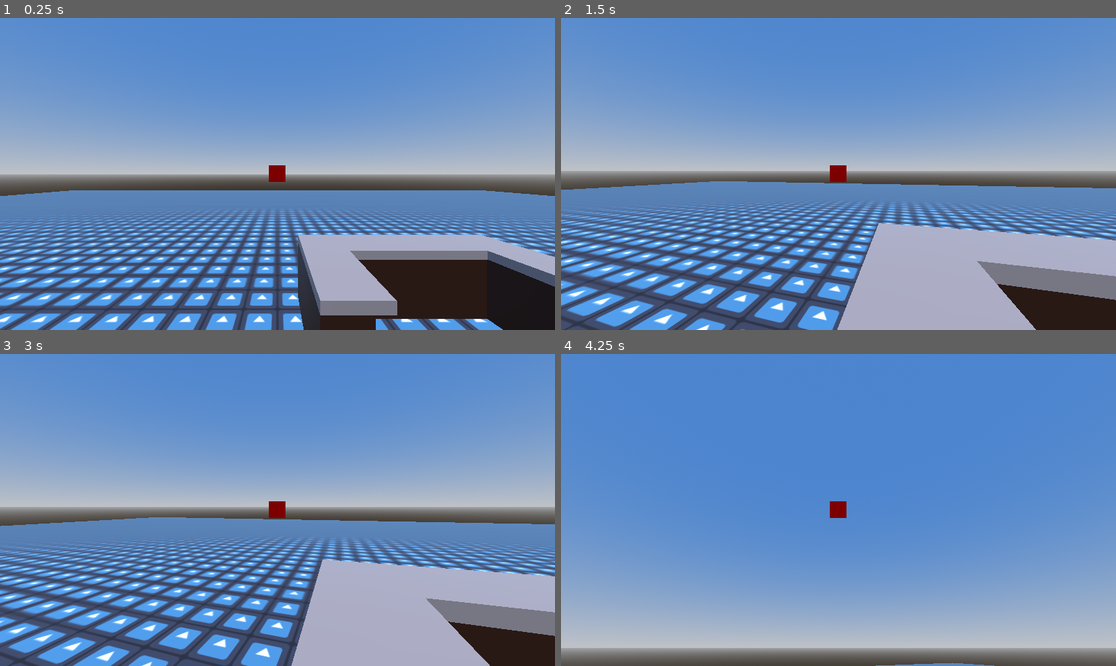
Above: before the commit, frames 1-4 (two rows, left to right).
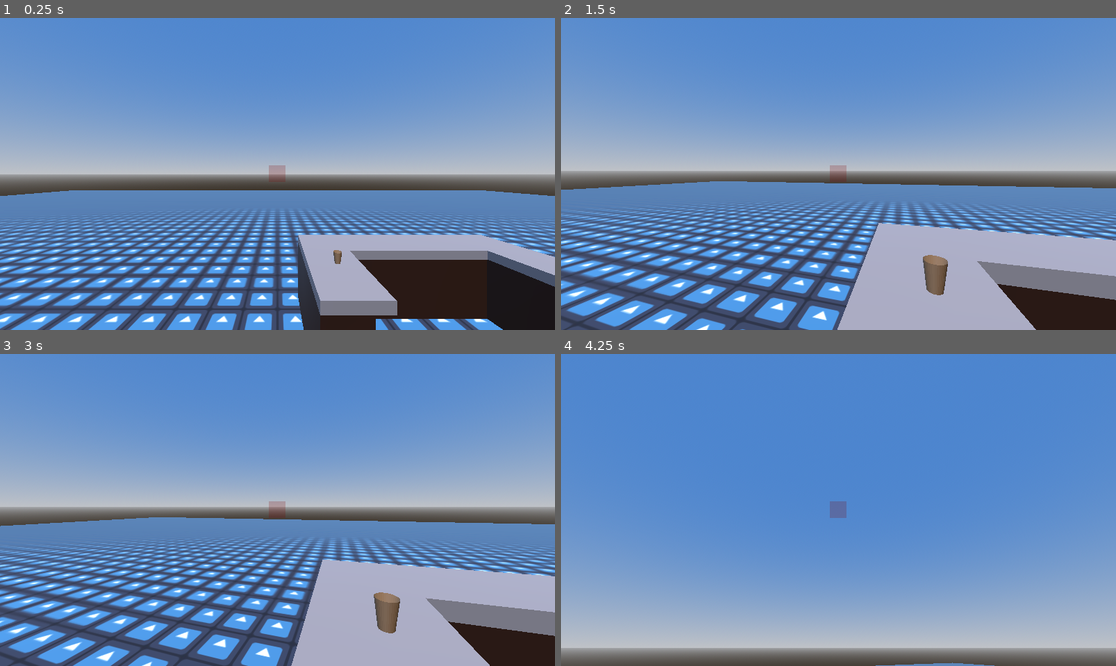
Above: after the commit, the same moments.

Repository: Groblockia/MiniJam204
Game: Godot game, scene res://scenes/main.tscn
The game is run twice, just before and just after one commit, with the same random seed, the same clock (stepped at 60 frames per second) and the same inputs. The engine's default icon, where the game draws it, is replaced by a stand-in: a white triangle on a blue panel in a dark square.
Inputs (mouse positions are in pixels of both pictures, inside the frame that each line leads up to):
- Up to frame 1 (0.25 s): no input
- Up to frame 2 (1.5 s): move the mouse to (866, 174) at 0.52 s; hold W (forward) from 0.53 s (still down); tap E (interact, bound only before the commit) at 0.6 s; move the mouse to (810, 174) at 1.27 s; tap Tab (toggle_mouse) at 1.35 s
- Up to frame 3 (3 s): tap Enter at 2 s; move the mouse to (333, 441) at 2.02 s; release W (forward) at 2.03 s; hold D (right) 2.03-2.78 s; tap E (interact, bound only before the commit) at 2.1 s; tap Space at 2.75 s; move the mouse to (249, 572) at 2.77 s; hold W (forward) from 2.78 s (still down); tap Tab (toggle_mouse) at 2.85 s
- Up to frame 4 (4.25 s): keep holding W (forward); move the mouse to (877, 513) at 3.52 s; tap E (interact, bound only before the commit) at 3.6 s

The runs differ from the first frame. In frame 1, 0.2% of the frame differs, in the area x 48-62%, y 47-79%; in frame 2, 0.6%; in frame 3, 0.6%, in the area x 48-73%, y 47-90%; in frame 4, 0.2%.

Commit message:
imported coffe machine

Diff:
--- /dev/null
+++ b/assets/Coffee_Machine/coffe_machine.tscn
@@ -0,0 +1,120 @@
+[gd_scene format=3 uid="uid://cborq3fvjwdek"]
+
+[ext_resource type="PackedScene" uid="uid://digoevj44slu7" path="res://assets/Coffee_Machine/Coffe_Machine.fbx" id="1_anech"]
+[ext_resource type="Texture2D" uid="uid://be01xplsw0hr3" path="res://assets/Coffee_Machine/Coffe_Machine_M_Coffee_Front_BaseColor.1001.png" id="2_vaiik"]
+[ext_resource type="Texture2D" uid="uid://cms56lo0qddse" path="res://assets/Coffee_Machine/Coffe_Machine_M_Coffee_Front_Emissive.1001.png" id="3_vlnk1"]
+[ext_resource type="Texture2D" uid="uid://bhd8dhdd1wwun" path="res://assets/Coffee_Machine/Coffe_Machine_M_Coffee_Front_Height.1001.png" id="4_j24pd"]
+[ext_resource type="Texture2D" uid="uid://i1jm4gsl2527" path="res://assets/Coffee_Machine/Coffe_Machine_M_Coffee_Front_Metallic.1001.png" id="5_ny658"]
+[ext_resource type="Texture2D" uid="uid://btb8cija68i0s" path="res://assets/Coffee_Machine/Coffe_Machine_M_Coffee_Front_Normal.1001.png" id="6_ue8il"]
+[ext_resource type="Texture2D" uid="uid://b38nuky2tkjxp" path="res://assets/Coffee_Machine/Coffe_Machine_M_Coffee_Front_Roughness.1001.png" id="7_ad0qb"]
+[ext_resource type="Texture2D" uid="uid://70705iolm8m3" path="res://assets/Coffee_Machine/Coffe_Machine_M_Coffe_Back_BaseColor.1001.png" id="8_vl5o7"]
+[ext_resource type="Texture2D" uid="uid://b4r4wbjdo6hsc" path="res://assets/Coffee_Machine/Coffe_Machine_M_Coffe_Back_Emissive.1001.png" id="9_iq7fq"]
+[ext_resource type="Texture2D" uid="uid://pjj8hi6du6tm" path="res://assets/Coffee_Machine/Coffe_Machine_M_Coffe_Back_Height.1001.png" id="10_nncqd"]
+[ext_resource type="Texture2D" uid="uid://k45uxsktbdb3" path="res://assets/Coffee_Machine/Coffe_Machine_M_Coffe_Back_Metallic.1001.png" id="11_u706k"]
+[ext_resource type="Texture2D" uid="uid://bcw1oncwjbvbm" path="res://assets/Coffee_Machine/Coffe_Machine_M_Coffe_Back_Normal.1001.png" id="12_yd7ur"]
+[ext_resource type="Texture2D" uid="uid://du631aigikx8r" path="res://assets/Coffee_Machine/Coffe_Machine_M_Coffe_Back_Roughness.1001.png" id="13_6bui1"]
+[ext_resource type="Texture2D" uid="uid://djtj8fiecween" path="res://assets/Coffee_Machine/Coffe_Machine_M_Coffe_Inside_BaseColor.1001.png" id="14_yd0f6"]
+[ext_resource type="Texture2D" uid="uid://tevx5oxk55kn" path="res://assets/Coffee_Machine/Coffe_Machine_M_Coffe_Inside_Height.1001.png" id="16_yyscy"]
+[ext_resource type="Texture2D" uid="uid://dvctp1dm3cdew" path="res://assets/Coffee_Machine/Coffe_Machine_M_Coffe_Inside_Metallic.1001.png" id="17_4jvhn"]
+[ext_resource type="Texture2D" uid="uid://2lvr46wdc80g" path="res://assets/Coffee_Machine/Coffe_Machine_M_Coffe_Inside_Normal.1001.png" id="18_nhpcx"]
+[ext_resource type="Texture2D" uid="uid://cplibr7aujqx7" path="res://assets/Coffee_Machine/Coffe_Machine_M_Coffe_Inside_Roughness.1001.png" id="19_c47dc"]
+[ext_resource type="Texture2D" uid="uid://un02i012gsuv" path="res://assets/Coffee_Machine/Coffe_Machine_M_Coffe_Hole_BaseColor.1001.png" id="20_r88it"]
+[ext_resource type="Texture2D" uid="uid://cfc7sdcpoy6vh" path="res://assets/Coffee_Machine/Coffe_Machine_M_Coffe_Hole_Emissive.1001.png" id="21_pynv1"]
+[ext_resource type="Texture2D" uid="uid://dekycia0v0snv" path="res://assets/Coffee_Machine/Coffe_Machine_M_Coffe_Hole_Height.1001.png" id="22_x3rlp"]
+[ext_resource type="Texture2D" uid="uid://cc6d5iumyufs" path="res://assets/Coffee_Machine/Coffe_Machine_M_Coffe_Hole_Metallic.1001.png" id="23_xliuk"]
+[ext_resource type="Texture2D" uid="uid://cwxb2bhftxnq1" path="res://assets/Coffee_Machine/Coffe_Machine_M_Coffe_Hole_Normal.1001.png" id="24_7so7r"]
+[ext_resource type="Texture2D" uid="uid://dg2k0uxwi6djj" path="res://assets/Coffee_Machine/Coffe_Machine_M_Spoon_Head_BaseColor.1001.png" id="25_c47dc"]
+[ext_resource type="Texture2D" uid="uid://d1jvnraxxc3me" path="res://assets/Coffee_Machine/Coffe_Machine_M_Coffe_Hole_Roughness.1001.png" id="25_y8msd"]
+[ext_resource type="Texture2D" uid="uid://cs84xf1govyeq" path="res://assets/Coffee_Machine/Coffe_Machine_M_Spoon_Head_Emissive.1001.png" id="26_r88it"]
+[ext_resource type="Texture2D" uid="uid://bdqenjrwoeh6" path="res://assets/Coffee_Machine/Coffe_Machine_M_Spoon_Head_Height.1001.png" id="27_pynv1"]
+[ext_resource type="Texture2D" uid="uid://bqw8m4hki14ge" path="res://assets/Coffee_Machine/Coffe_Machine_M_Spoon_Head_Metallic.1001.png" id="28_x3rlp"]
+[ext_resource type="Texture2D" uid="uid://ywxpqrovdqtb" path="res://assets/Coffee_Machine/Coffe_Machine_M_Spoon_Head_Normal.1001.png" id="29_xliuk"]
+[ext_resource type="Texture2D" uid="uid://bvfrdmxurv4mg" path="res://assets/Coffee_Machine/Coffe_Machine_M_Spoon_Head_Roughness.1001.png" id="30_7so7r"]
+[ext_resource type="Texture2D" uid="uid://dj3nsyn2a3gj7" path="res://assets/Coffee_Machine/Coffe_Machine_M_Spoon_Handle_BaseColor.1001.png" id="31_y8msd"]
+[ext_resource type="Texture2D" uid="uid://cy47nppc46nim" path="res://assets/Coffee_Machine/Coffe_Machine_M_Spoon_Handle_Emissive.1001.png" id="32_mdefx"]
+[ext_resource type="Texture2D" uid="uid://sntf2g72tlp8" path="res://assets/Coffee_Machine/Coffe_Machine_M_Spoon_Handle_Height.1001.png" id="33_c0q7g"]
+[ext_resource type="Texture2D" uid="uid://ckqk0refaqw2i" path="res://assets/Coffee_Machine/Coffe_Machine_M_Spoon_Handle_Metallic.1001.png" id="34_b8kee"]
+[ext_resource type="Texture2D" uid="uid://dedi2kjidoi4j" path="res://assets/Coffee_Machine/Coffe_Machine_M_Spoon_Handle_Normal.1001.png" id="35_jatwh"]
+[ext_resource type="Texture2D" uid="uid://bjfiy0xkxwt8r" path="res://assets/Coffee_Machine/Coffe_Machine_M_Spoon_Handle_Roughness.1001.png" id="36_2vk7j"]
+
+[sub_resource type="StandardMaterial3D" id="StandardMaterial3D_vl5o7"]
+albedo_texture = ExtResource("2_vaiik")
+metallic = 1.0
+metallic_texture = ExtResource("5_ny658")
+roughness_texture = ExtResource("7_ad0qb")
+emission_enabled = true
+emission_texture = ExtResource("3_vlnk1")
+normal_enabled = true
+normal_texture = ExtResource("6_ue8il")
+heightmap_enabled = true
+heightmap_texture = ExtResource("4_j24pd")
+
+[sub_resource type="StandardMaterial3D" id="StandardMaterial3D_iq7fq"]
+albedo_texture = ExtResource("8_vl5o7")
+metallic = 1.0
+metallic_texture = ExtResource("11_u706k")
+roughness_texture = ExtResource("13_6bui1")
+emission_enabled = true
+emission_texture = ExtResource("9_iq7fq")
+normal_enabled = true
+normal_texture = ExtResource("12_yd7ur")
+heightmap_enabled = true
+heightmap_texture = ExtResource("10_nncqd")
+
+[sub_resource type="StandardMaterial3D" id="StandardMaterial3D_nncqd"]
+albedo_texture = ExtResource("14_yd0f6")
+metallic = 1.0
+metallic_texture = ExtResource("17_4jvhn")
+roughness_texture = ExtResource("19_c47dc")
+emission_enabled = true
+emission_texture = ExtResource("21_pynv1")
+normal_enabled = true
+normal_texture = ExtResource("18_nhpcx")
+heightmap_enabled = true
+heightmap_texture = ExtResource("16_yyscy")
+
+[sub_resource type="StandardMaterial3D" id="StandardMaterial3D_u706k"]
+albedo_texture = ExtResource("20_r88it")
+metallic = 1.0
+metallic_texture = ExtResource("23_xliuk")
+roughness_texture = ExtResource("25_y8msd")
+emission_enabled = true
+emission_texture = ExtResource("21_pynv1")
+normal_enabled = true
+normal_texture = ExtResource("24_7so7r")
+heightmap_enabled = true
+heightmap_texture = ExtResource("22_x3rlp")
+
+[sub_resource type="StandardMaterial3D" id="StandardMaterial3D_yd7ur"]
+albedo_texture = ExtResource("25_c47dc")
+metallic = 1.0
+metallic_texture = ExtResource("28_x3rlp")
+roughness_texture = ExtResource("30_7so7r")
+emission_enabled = true
+emission_texture = ExtResource("26_r88it")
+normal_enabled = true
+normal_texture = ExtResource("29_xliuk")
+heightmap_enabled = true
+heightmap_texture = ExtResource("27_pynv1")
+
+[sub_resource type="StandardMaterial3D" id="StandardMaterial3D_6bui1"]
+albedo_texture = ExtResource("31_y8msd")
+metallic = 1.0
+metallic_texture = ExtResource("34_b8kee")
+roughness_texture = ExtResource("36_2vk7j")
+emission_enabled = true
+emission_texture = ExtResource("32_mdefx")
+normal_enabled = true
+normal_texture = ExtResource("35_jatwh")
+heightmap_enabled = true
+heightmap_texture = ExtResource("33_c0q7g")
+
+[node name="Coffe_Machine" unique_id=463634666 instance=ExtResource("1_anech")]
+
+[node name="Coffe_Machine" parent="." index="0" unique_id=2144354846]
+surface_material_override/0 = SubResource("StandardMaterial3D_vl5o7")
+surface_material_override/1 = SubResource("StandardMaterial3D_iq7fq")
+surface_material_override/2 = SubResource("StandardMaterial3D_nncqd")
+surface_material_override/3 = SubResource("StandardMaterial3D_u706k")
+surface_material_override/4 = SubResource("StandardMaterial3D_yd7ur")
+surface_material_override/5 = SubResource("StandardMaterial3D_6bui1")
--- a/characters/player/player.tscn
+++ b/characters/player/player.tscn
@@ -53,4 +53,4 @@
 custom_minimum_size = Vector2(35, 35)
 layout_mode = 2
 mouse_filter = 2
-color = Color(0.49, 0, 0, 1)
+color = Color(0.49, 0, 0, 0.20784314)
--- a/project.godot
+++ b/project.godot
@@ -49,8 +49,7 @@
 }
 interact={
 "deadzone": 0.2,
-"events": [Object(InputEventKey,"resource_local_to_scene":false,"resource_name":"","device":-1,"window_id":0,"alt_pressed":false,"shift_pressed":false,"ctrl_pressed":false,"meta_pressed":false,"pressed":false,"keycode":0,"physical_keycode":69,"key_label":0,"unicode":101,"location":0,"echo":false,"script":null)
-]
+"events": []
 }
 
 [layer_names]
--- a/scenes/main.tscn
+++ b/scenes/main.tscn
@@ -4,6 +4,7 @@
 [ext_resource type="PackedScene" uid="uid://dcssat7fkjr2t" path="res://characters/player/player.tscn" id="2_0wfyh"]
 [ext_resource type="PackedScene" uid="uid://7jlhrdlwjita" path="res://assets/Counter/counter.tscn" id="3_sugp2"]
 [ext_resource type="PackedScene" uid="uid://bo63awfqmywkj" path="res://assets/interactables/button/button.tscn" id="4_jyhfs"]
+[ext_resource type="PackedScene" uid="uid://uhs7bowdv7c" path="res://assets/Glass/glass.tscn" id="5_tbgi4"]
 
 [sub_resource type="StandardMaterial3D" id="StandardMaterial3D_0wfyh"]
 albedo_texture = ExtResource("1_o5qli")
@@ -44,3 +45,6 @@
 [node name="Button" parent="." unique_id=291262811 instance=ExtResource("4_jyhfs")]
 transform = Transform3D(-4.371139e-08, 1, -4.371139e-08, 0, -4.371139e-08, -1, -1, -4.371139e-08, 1.9106855e-15, -5.7069244, 3, -1.3118622)
 displayName = "button_test"
+
+[node name="Glass" parent="." unique_id=1358902145 instance=ExtResource("5_tbgi4")]
+transform = Transform3D(1, 0, 0, 0, 1, 0, 0, 0, 1, 1.3244646, 2.6473622, -4.4774847)
Binary file added: assets/Coffee_Machine/Coffe_Machine.fbx
Not shown, added: assets/Coffee_Machine/Coffe_Machine.fbx.import
Binary file added: assets/Coffee_Machine/Coffe_Machine_M_Coffe_Back_BaseColor.1001.png
Not shown, added: assets/Coffee_Machine/Coffe_Machine_M_Coffe_Back_BaseColor.1001.png.import
Binary file added: assets/Coffee_Machine/Coffe_Machine_M_Coffe_Back_Emissive.1001.png
Not shown, added: assets/Coffee_Machine/Coffe_Machine_M_Coffe_Back_Emissive.1001.png.import
Binary file added: assets/Coffee_Machine/Coffe_Machine_M_Coffe_Back_Height.1001.png
Not shown, added: assets/Coffee_Machine/Coffe_Machine_M_Coffe_Back_Height.1001.png.import
Binary file added: assets/Coffee_Machine/Coffe_Machine_M_Coffe_Back_Metallic.1001.png
Not shown, added: assets/Coffee_Machine/Coffe_Machine_M_Coffe_Back_Metallic.1001.png.import
Binary file added: assets/Coffee_Machine/Coffe_Machine_M_Coffe_Back_Normal.1001.png
Not shown, added: assets/Coffee_Machine/Coffe_Machine_M_Coffe_Back_Normal.1001.png.import
(and 63 more such lines)
